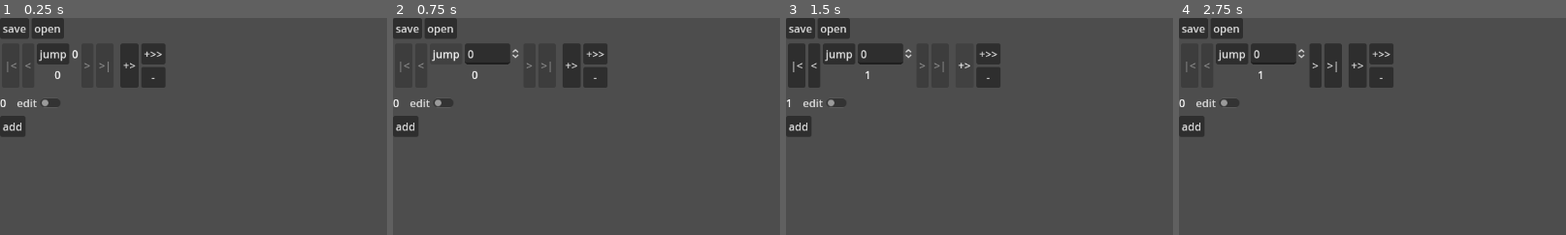
Above: before the commit, frames 1-4 (left to right).
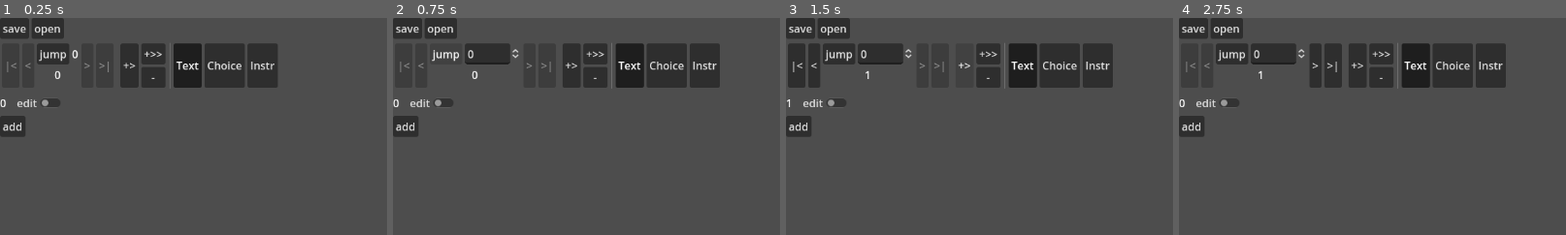
Above: after the commit, the same moments.

Repository: SnekOfSpice/dialog-editor
Game: Godot game, scene res://src/editor.tscn
The game is run twice, just before and just after one commit, with the same random seed, the same clock (stepped at 60 frames per second) and the same inputs.
Inputs:
- Up to frame 1 (0.25 s): no input
- Up to frame 2 (0.75 s): click "jump" at 0.5 s
- Up to frame 3 (1.5 s): click "+>" at 1.25 s
- Up to frame 4 (2.75 s): click "|<" at 2 s
The pictures show only the part of the screen within x 0-50%, y 0-50%; the shares and areas given below are measured in that part.

The runs differ from the first frame. In frame 1, 4.9% of the frame differs, in the area x 44-72%, y 11-33%; in frame 2, 5.0%, in the area x 56-85%, y 11-33%; in frame 3, 5.0%; in frame 4, 5.0%.

Commit message:
add data autoload and line type selectors

Diff:
--- /dev/null
+++ b/autoload/data.gd
@@ -0,0 +1,58 @@
+extends Node
+
+
+enum LineType {
+	Text, Choice, Instruction
+}
+
+var property_listeners := {}
+var properties := {
+	"editor.selected_line_type": LineType.Text,
+}
+
+func listen(listener, property: String, immediate_callback:=false):
+	var cur_listeners = property_listeners.get(property)
+	if cur_listeners == null:
+		property_listeners[property] = [listener]
+	else:
+		if cur_listeners.has(listener):
+			return
+		else:
+			cur_listeners.append(listener)
+			property_listeners[property] = cur_listeners
+
+	if immediate_callback:
+		if listener.has_method("on_property_change"):
+			listener.on_property_change(property, of(property), of(property))
+
+func unlisten(listener, property):
+	var cur_listeners = property_listeners.get(property)
+	if cur_listeners == null:
+		return
+
+	if cur_listeners.has(listener):
+		cur_listeners.erase(listener)
+		property_listeners[property] = cur_listeners
+
+
+func apply(property: String, new_value):
+	var old = properties.get(property)
+	properties[property] = new_value
+
+	if not property_listeners.get(property):
+		return
+
+	for listener in property_listeners.get(property):
+		if not is_instance_valid(listener):
+			unlisten(listener, property)
+			continue
+		if listener.has_method("on_property_change"):
+			listener.on_property_change(property, new_value, old)
+		else:
+			push_warning(str(listener, " doesnt have on_property_change"))
+
+func of(property):
+	return properties.get(property)
+
+func change_by_int(property: String, change: int):
+	apply(property, of(property) + change)
--- /dev/null
+++ b/autoload/data.tscn
@@ -0,0 +1,6 @@
+[gd_scene load_steps=2 format=3 uid="uid://1vmmm8sbcfcx"]
+
+[ext_resource type="Script" path="res://autoload/data.gd" id="1_rw3m2"]
+
+[node name="Data" type="Node"]
+script = ExtResource("1_rw3m2")
--- a/project.godot
+++ b/project.godot
@@ -17,6 +17,7 @@
 
 [autoload]
 
+Data="*res://autoload/data.tscn"
 Pages="*res://autoload/pages.tscn"
 
 [display]
--- /dev/null
+++ b/src/LineTypeButton.gd
@@ -0,0 +1,24 @@
+extends Button
+
+
+# tscn autoloads break enum exports, either use this workaround or autoload the gd script alone
+# I'm using the workaround
+# https://github.com/godotengine/godot/issues/73109#issuecomment-1714885562
+@export var line_type := Data.LineType.Text
+
+func _ready() -> void:
+	Data.listen(self, "editor.selected_line_type")
+
+	toggle_mode = true
+	connect("pressed", set_selected)
+	button_pressed = line_type == Data.LineType.Text
+
+
+func set_selected():
+	Data.apply("editor.selected_line_type", line_type)
+
+
+func on_property_change(property: String, new_value, old_value):
+	match property:
+		"editor.selected_line_type":
+			button_pressed = line_type == new_value
--- a/src/editor.gd
+++ b/src/editor.gd
@@ -5,6 +5,9 @@
 var current_page: Page
 
 var active_dir := ""
+
+var page_trail := []
+var trail_idx := 0
 
 func _ready() -> void:
 	add_empty_page()
@@ -15,9 +18,18 @@
 	set_current_page_changeable(false)
 
 func load_page(number: int):
-	if number < 0 or number > Pages.get_page_count():
-		push_warning(str("page number ", number, " outside page count"))
-		return
+	number = clamp(number, 0, Pages.get_page_count() - 1)
+#		push_warning(str("page number ", number, " outside page count"))
+#		return
+
+
+	# broken, do this later
+#	if page_trail.size() > 1 and trail_idx < page_trail.size():
+#		if page_trail[trail_idx + 1] != number:
+#			# erase remaining trail
+#			page_trail = page_trail.slice(0, trail_idx + 1)
+#
+#		set_trail_idx(page_trail.size() - 1)
 
 	for c in $Core/PageContainer.get_children():
 		if not c is Page:
@@ -32,6 +44,7 @@
 	$Core/PageContainer.add_child(page)
 	page.init(number)
 	current_page = page
+	page_trail.append(number)
 
 	update_controls()
 
@@ -46,6 +59,8 @@
 	find_child("Last").disabled = current_page.number >= Pages.get_page_count() - 1
 	find_child("PageCountCurrent").text = str(current_page.number)
 	find_child("PageCountMax").text = str(Pages.get_page_count() - 1)
+
+	set_trail_idx(trail_idx)
 
 func add_empty_page():
 	var page_count = Pages.get_page_count()
@@ -146,6 +161,12 @@
 	find_child("PageCountSpinCounter").apply()
 	find_child("PageCountCurrent").visible = not value
 
+func set_trail_idx(value: int):
+	trail_idx = value
+
+	find_child("LastVisited").disabled = trail_idx <= page_trail.size() or page_trail.is_empty()
+	find_child("NextVisited").disabled = trail_idx > 0 or page_trail.is_empty()
+
 func _on_change_page_button_pressed() -> void:
 
 
@@ -153,3 +174,13 @@
 		load_page(find_child("PageCountSpinCounter").value)
 
 	set_current_page_changeable(find_child("PageCountCurrent").visible)
+
+
+func _on_last_visited_pressed() -> void:
+	#set_trail_idx(clamp(trail_idx - 1, 0, page_trail.size()))
+	if page_trail.size() > 1: load_page(page_trail[trail_idx])
+
+
+func _on_next_visited_pressed() -> void:
+	set_trail_idx(clamp(trail_idx + 1, 0, page_trail.size()))
+	if page_trail.size() > 1: load_page(page_trail[trail_idx])
--- a/src/editor.tscn
+++ b/src/editor.tscn
@@ -1,8 +1,9 @@
-[gd_scene load_steps=6 format=3 uid="uid://bjaj8aln7f08r"]
+[gd_scene load_steps=7 format=3 uid="uid://bjaj8aln7f08r"]
 
 [ext_resource type="Theme" uid="uid://jddhsc4auo55" path="res://visuals/amber_cherryblossom.tres" id="1_nb6ej"]
 [ext_resource type="Script" path="res://src/editor.gd" id="1_r2t7d"]
 [ext_resource type="PackedScene" uid="uid://bl3r0kwwycrmw" path="res://src/page.tscn" id="2_kbraj"]
+[ext_resource type="Script" path="res://src/LineTypeButton.gd" id="3_2h0gj"]
 
 [sub_resource type="StyleBoxFlat" id="StyleBoxFlat_1frgx"]
 bg_color = Color(0.984314, 0.882353, 0.960784, 0.254902)
@@ -39,11 +40,13 @@
 layout_mode = 2
 
 [node name="SaveButton" type="Button" parent="Core/FileControl"]
+unique_name_in_owner = true
 layout_mode = 2
 focus_mode = 0
 text = "save"
 
 [node name="OpenButton" type="Button" parent="Core/FileControl"]
+unique_name_in_owner = true
 layout_mode = 2
 focus_mode = 0
 text = "open"
@@ -62,12 +65,26 @@
 [node name="HBoxContainer" type="HBoxContainer" parent="Core/PageControl/PageNav/PanelContainer"]
 layout_mode = 2
 
+[node name="LastVisited" type="Button" parent="Core/PageControl/PageNav/PanelContainer/HBoxContainer"]
+visible = false
+layout_mode = 2
+focus_mode = 0
+text = "backward"
+
+[node name="NextVisited" type="Button" parent="Core/PageControl/PageNav/PanelContainer/HBoxContainer"]
+visible = false
+layout_mode = 2
+focus_mode = 0
+text = "forward"
+
 [node name="First" type="Button" parent="Core/PageControl/PageNav/PanelContainer/HBoxContainer"]
+unique_name_in_owner = true
 layout_mode = 2
 focus_mode = 0
 text = "|<"
 
 [node name="Prev" type="Button" parent="Core/PageControl/PageNav/PanelContainer/HBoxContainer"]
+unique_name_in_owner = true
 layout_mode = 2
 focus_mode = 0
 text = "<"
@@ -131,6 +148,35 @@
 layout_mode = 2
 focus_mode = 0
 text = "-"
+
+[node name="VSeparator" type="VSeparator" parent="Core/PageControl/PageNav/JumpContainer/HBoxContainer"]
+layout_mode = 2
+
+[node name="LineTypes" type="HBoxContainer" parent="Core/PageControl/PageNav/JumpContainer/HBoxContainer"]
+layout_mode = 2
+
+[node name="TypeText" type="Button" parent="Core/PageControl/PageNav/JumpContainer/HBoxContainer/LineTypes"]
+unique_name_in_owner = true
+layout_mode = 2
+focus_mode = 0
+text = "Text"
+script = ExtResource("3_2h0gj")
+
+[node name="TypeChoice" type="Button" parent="Core/PageControl/PageNav/JumpContainer/HBoxContainer/LineTypes"]
+unique_name_in_owner = true
+layout_mode = 2
+focus_mode = 0
+text = "Choice"
+script = ExtResource("3_2h0gj")
+line_type = 1
+
+[node name="TypeInstruction" type="Button" parent="Core/PageControl/PageNav/JumpContainer/HBoxContainer/LineTypes"]
+unique_name_in_owner = true
+layout_mode = 2
+focus_mode = 0
+text = "Instr"
+script = ExtResource("3_2h0gj")
+line_type = 2
 
 [node name="PageContainer" type="VBoxContainer" parent="Core"]
 layout_mode = 2
@@ -155,6 +201,8 @@
 
 [connection signal="pressed" from="Core/FileControl/SaveButton" to="." method="_on_save_button_pressed"]
 [connection signal="pressed" from="Core/FileControl/OpenButton" to="." method="_on_open_button_pressed"]
+[connection signal="pressed" from="Core/PageControl/PageNav/PanelContainer/HBoxContainer/LastVisited" to="." method="_on_last_visited_pressed"]
+[connection signal="pressed" from="Core/PageControl/PageNav/PanelContainer/HBoxContainer/NextVisited" to="." method="_on_next_visited_pressed"]
 [connection signal="pressed" from="Core/PageControl/PageNav/PanelContainer/HBoxContainer/First" to="." method="_on_first_pressed"]
 [connection signal="pressed" from="Core/PageControl/PageNav/PanelContainer/HBoxContainer/Prev" to="." method="_on_prev_pressed"]
 [connection signal="pressed" from="Core/PageControl/PageNav/PanelContainer/HBoxContainer/PageCount/HBoxContainer/ChangePageButton" to="." method="_on_change_page_button_pressed"]
--- a/src/line.gd
+++ b/src/line.gd
@@ -1,24 +1,22 @@
 extends Control
 
 
-enum LineType {
-	Text, Choice, Instruction
-}
 
 
-var line_type := LineType.Text
+
+var line_type := Data.LineType.Text
 
 func _ready() -> void:
-	set_line_type(LineType.Text)
+	set_line_type(Data.of("editor.selected_line_type"))
 	set_head_editable(false)
 
 func set_line_type(value: int):
 	line_type = value
 	match line_type:
-		LineType.Text:
+		Data.LineType.Text:
 			pass
 
-	find_child("TextContent").visible = line_type == LineType.Text
+	find_child("TextContent").visible = line_type == Data.LineType.Text
 
 func set_head_editable(value: bool):
 	find_child("Header").visible = value
@@ -44,11 +42,11 @@
 
 	# content (based on line type)
 	match line_type:
-		LineType.Text:
+		Data.LineType.Text:
 			find_child("TextContent").text = data.get("content")
-		LineType.Choice:
+		Data.LineType.Choice:
 			pass
-		LineType.Instruction:
+		Data.LineType.Instruction:
 			pass
 
 
